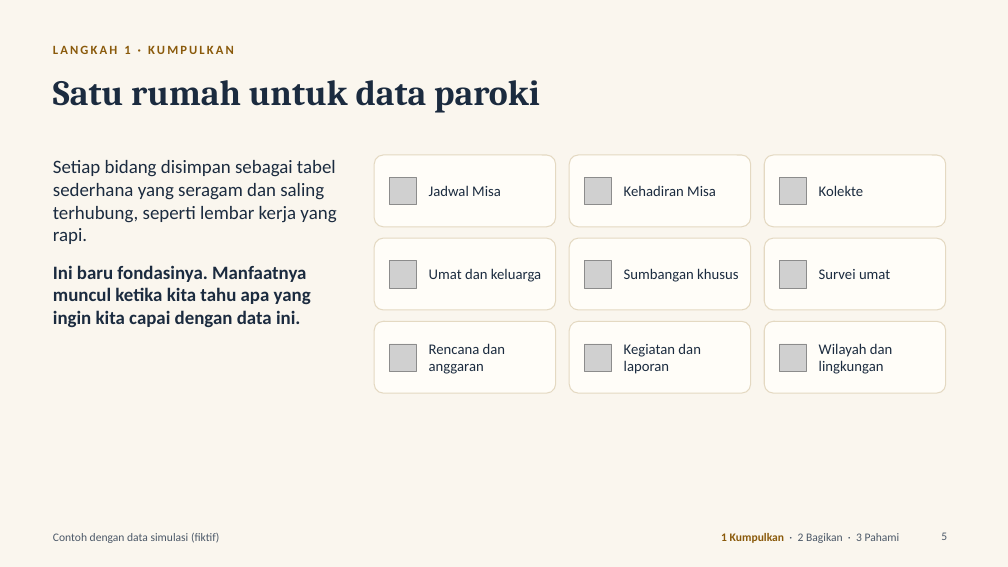
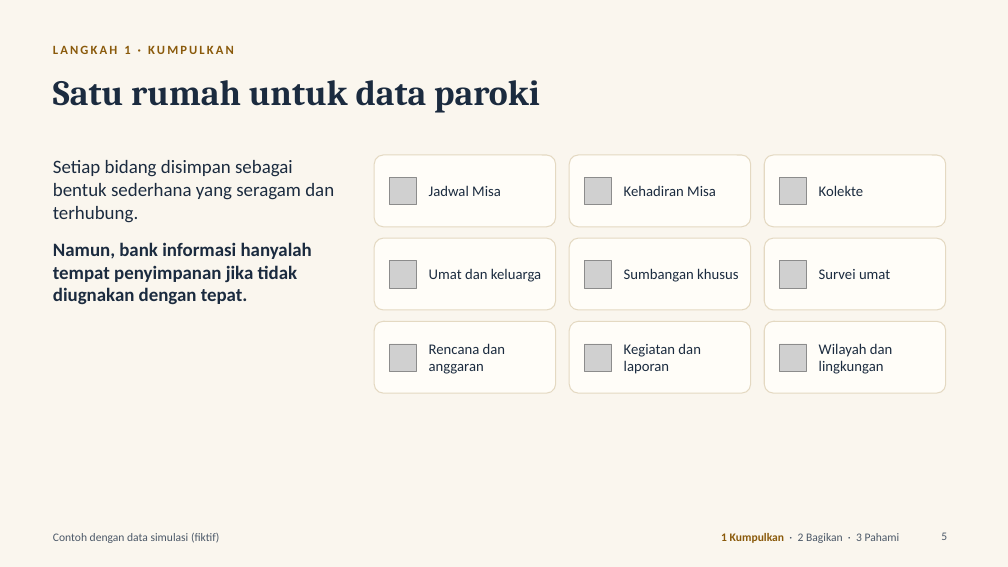
Before and after one commit to mizuruka92/church-activties, a slide deck: slide 5 of docs/presentation/pusat_informasi_paroki_dewan.pptx. Drawn at 1008x567 pixels with LibreOffice and Linux fonts; fonts in the diff are those of the drawing; grey boxes stand for pictures. Boxes give left, top, right and bottom in pixels: in the first picture for what was removed or moved away, otherwise in the second. Text is boxed around its words. In the diff, an @@ line names an element or a change of style, - is before the commit and + after.

```diff
--- a/docs/presentation/pusat_informasi_paroki_dewan.pptx
+++ b/docs/presentation/pusat_informasi_paroki_dewan.pptx
@@ text at (x1=53, y1=160, x2=334, y2=304): text changed; bold on @@
-Setiap bidang disimpan sebagai tabel sederhana yang seragam dan saling terhubung, seperti lembar kerja yang rapi.
-Ini baru fondasinya. Manfaatnya muncul ketika kita tahu apa yang ingin kita capai dengan data ini.
+Setiap bidang disimpan sebagai bentuk sederhana yang seragam dan terhubung.
+Namun, bank informasi hanyalah tempat penyimpanan jika tidak diugnakan dengan tepat.
```
Also in this commit, not shown: 4 other slides changed.
